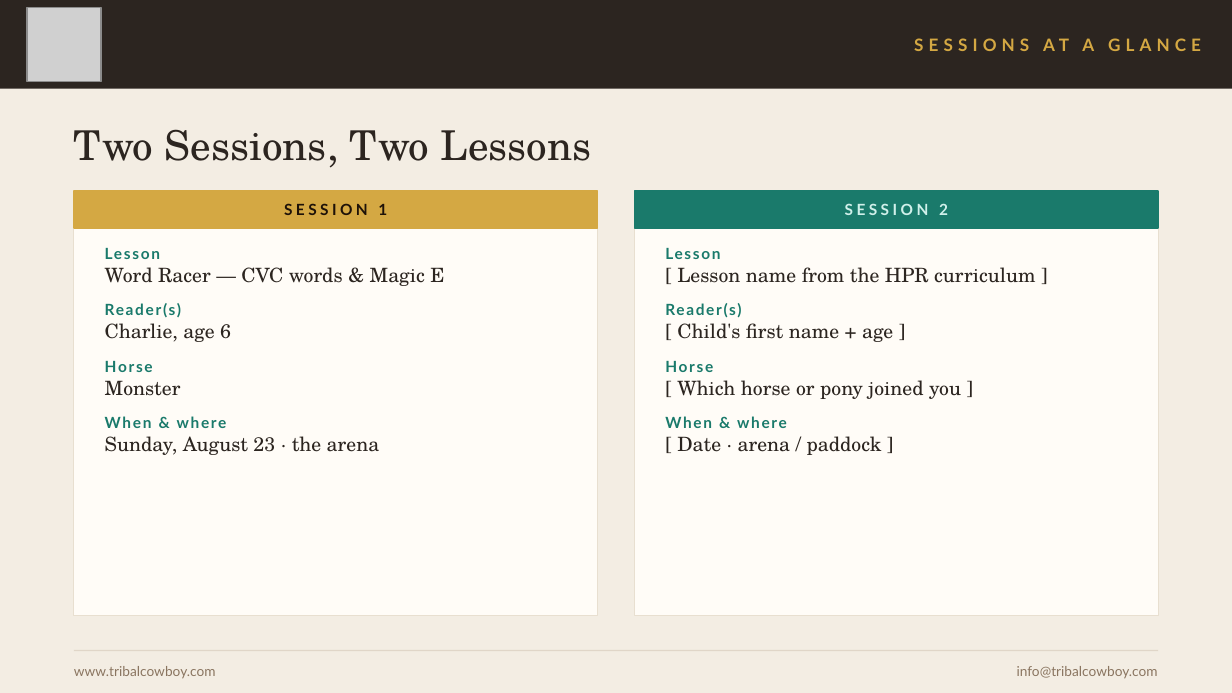
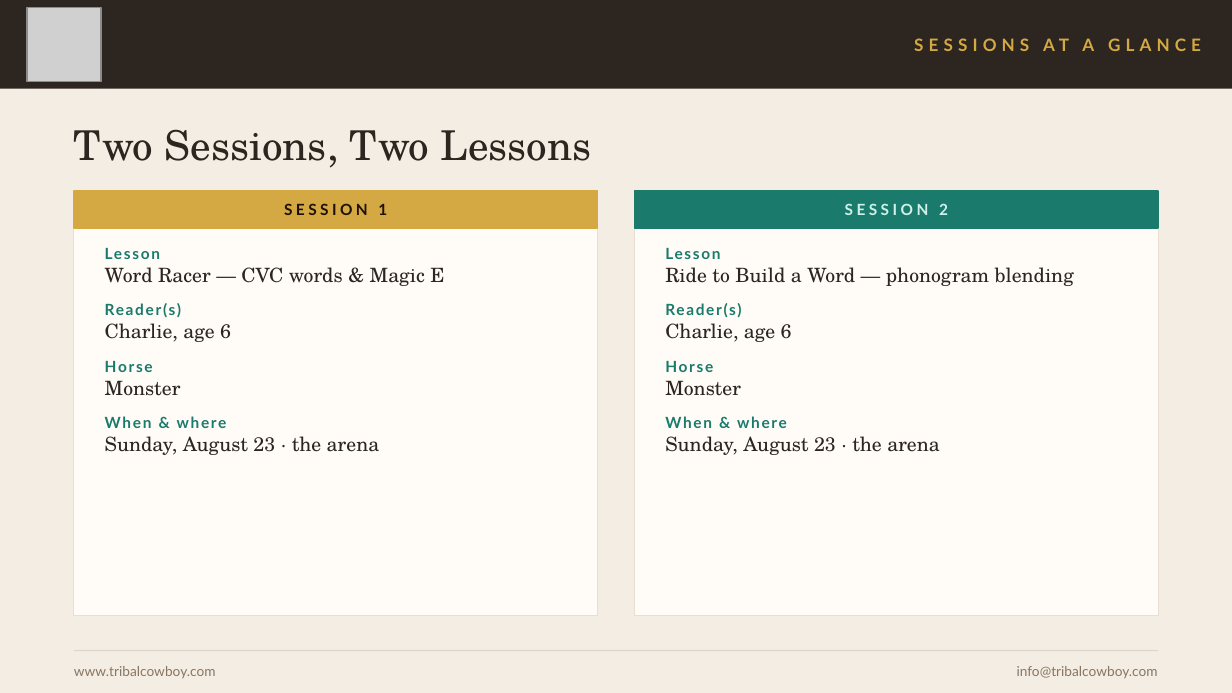
Before and after one commit to mrshuffhines-byte/tribal-cowboy-webhook, a slide deck: slide 2 of content/presentations/HPR-Class4-Practice-Sessions.pptx. Drawn at 1232x693 pixels with LibreOffice and Linux fonts; fonts in the diff are those of the drawing; grey boxes stand for pictures. Boxes give left, top, right and bottom in pixels: in the first picture for what was removed or moved away, otherwise in the second. Text is boxed around its words. In the diff, an @@ line names an element or a change of style, - is before the commit and + after.

```diff
--- a/content/presentations/HPR-Class4-Practice-Sessions.pptx
+++ b/content/presentations/HPR-Class4-Practice-Sessions.pptx
@@ text at <box>665,267,1074,286</box>: text changed @@
-[ Lesson name from the HPR curriculum ]
+Ride to Build a Word — phonogram blending
@@ text at <box>665,323,792,342</box>: text changed @@
-[ Child's first name + age ]
+Charlie, age 6
@@ text at <box>665,380,741,396</box>: text changed @@
-[ Which horse or pony joined you ]
+Monster
@@ text at <box>665,436,940,455</box>: text changed @@
-[ Date · arena / paddock ]
+Sunday, August 23 · the arena
```
Also in this commit, not shown: 1 other slide changed, 1 other file.
